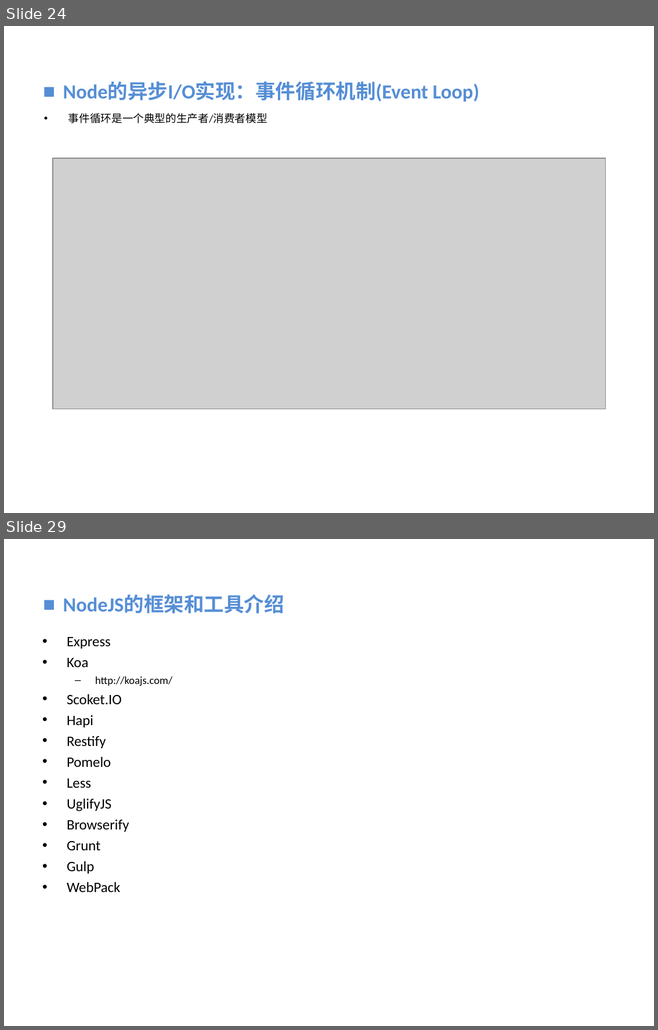
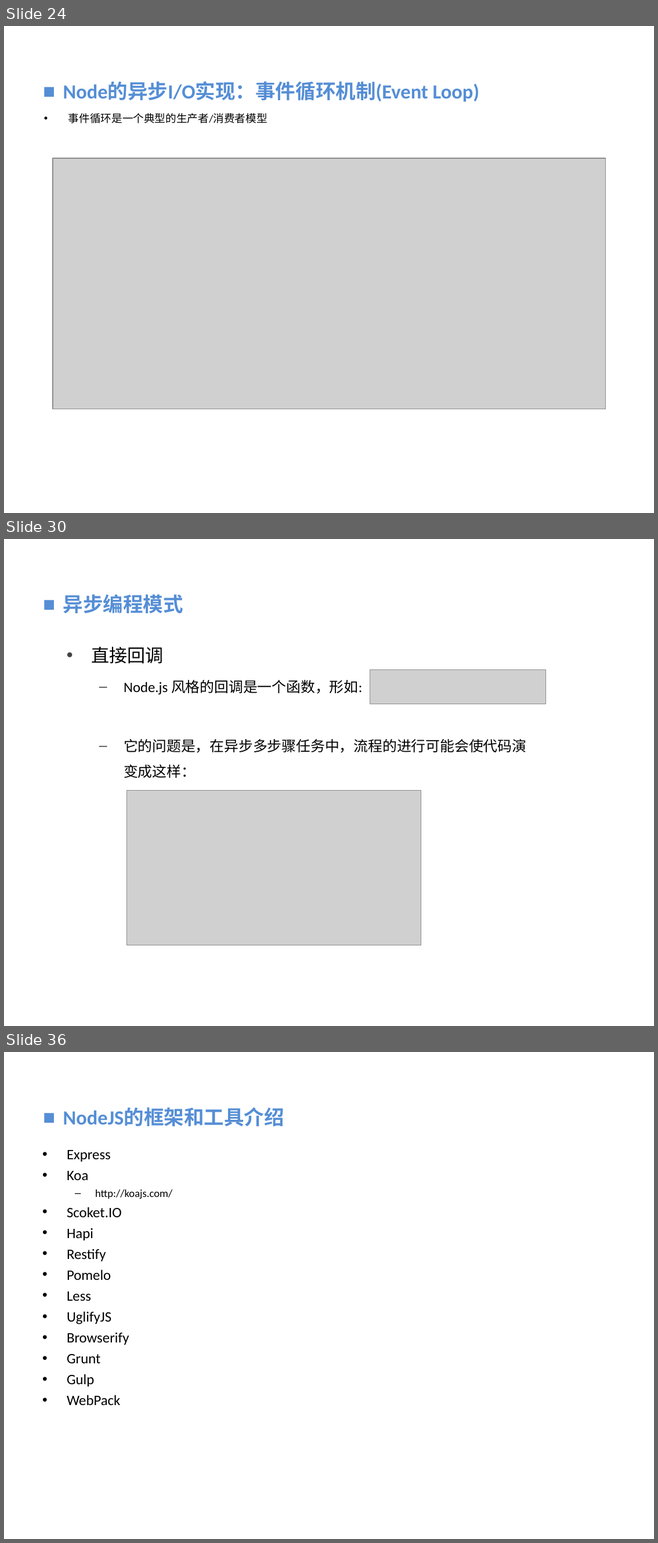
Before and after one commit to vaik/Documents, a slide deck: 我的分享/NodeJS基础概念理解.ppt. Shown one above the other, each under a label of ours: slides 24 and 29 before the commit, slides 24, 30 and 36 after it; the slides between them are not shown. The pictures are 658x1030 and 658x1543 pixels, drawn with LibreOffice and Linux fonts; fonts in the diff are those of the drawing; grey boxes stand for pictures; background and template pictures are left out. Boxes give left, top, right and bottom in pixels: in the first picture for what was removed or moved away, otherwise in the second. Text is boxed around its words. In the diff, an @@ line names an element or a change of style, - is before the commit and + after.

```diff
--- a/我的分享/NodeJS基础概念理解.ppt
+++ b/我的分享/NodeJS基础概念理解.ppt
@@ slide 30 added at (4, 539, 654, 1026), background picture (left out) @@
@@ text added at (63, 594, 183, 613), 22.2 pt, text #558ED5, bold @@
+■ 异步编程模式
@@ text added at (91, 647, 526, 778), 16 pt, text #000000 @@
+  • 直接回调
+      – Node.js 风格的回调是一个函数，形如:
+      – 它的问题是，在异步多步骤任务中，流程的进行可能会使代码演变成这样：
@@ picture added at (370, 669, 546, 704) @@
@@ picture added at (127, 790, 421, 946) @@
@@ what was slide 29 is now slide 36 @@
```
Also in this commit, not shown: 2 slides changed, 10 other slides added, 4 slides removed.
